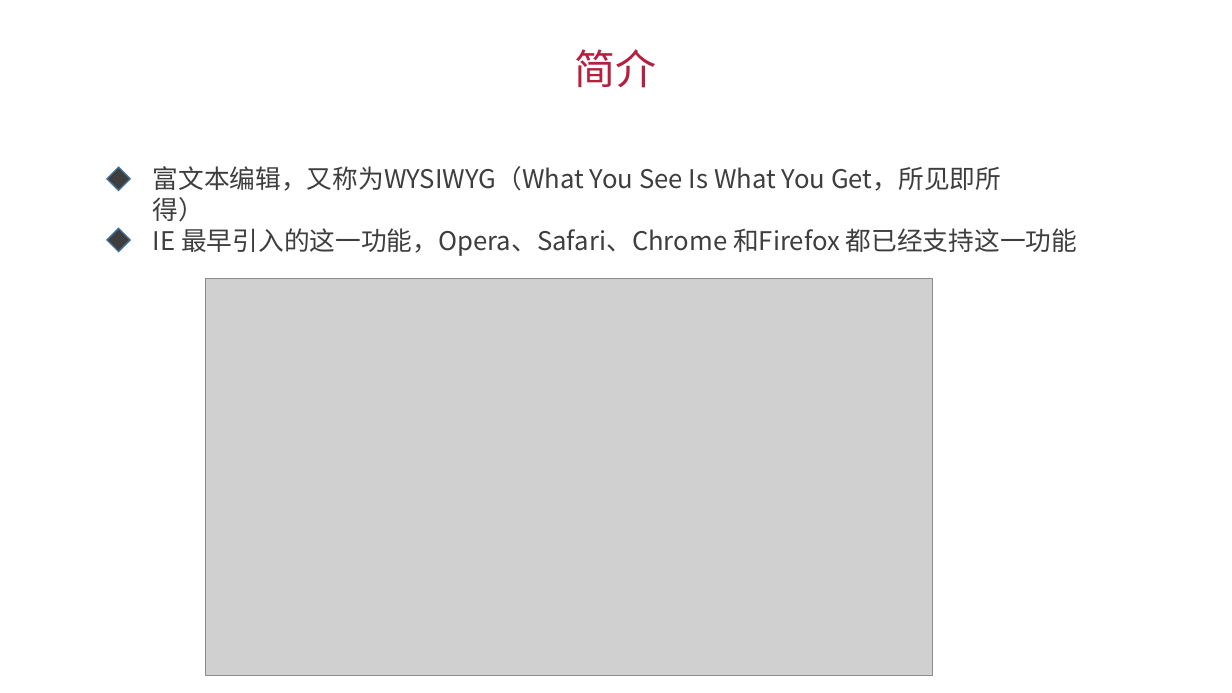
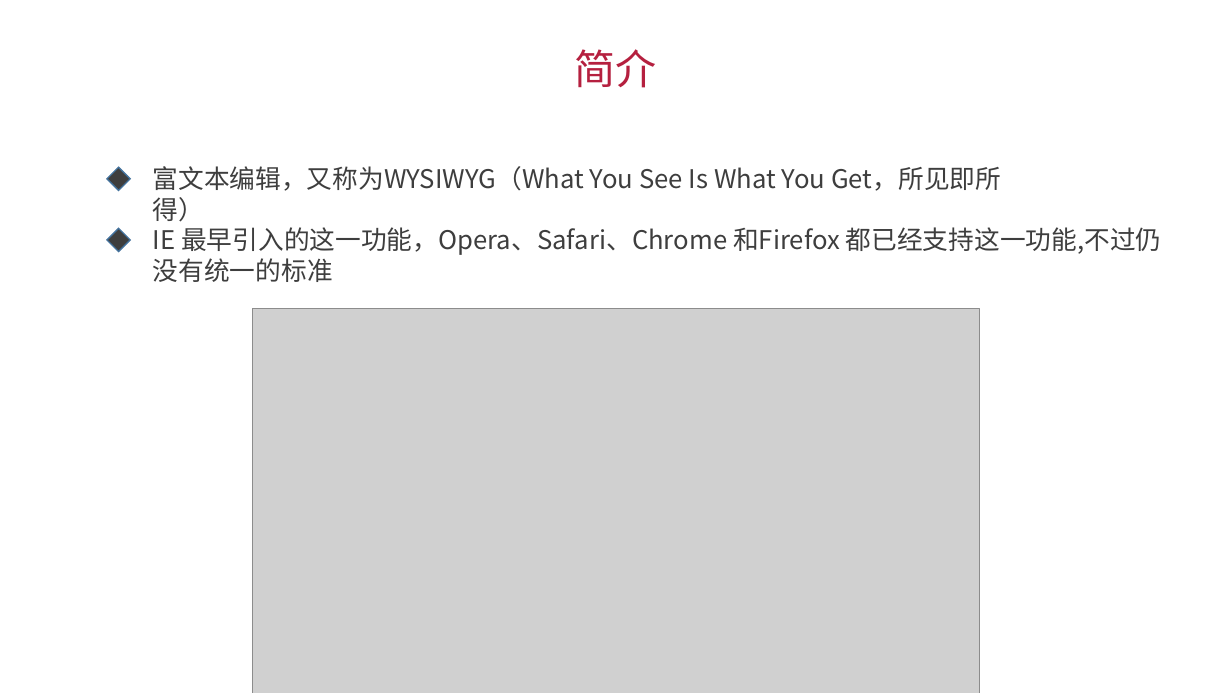
Before and after one commit to LINZJAI/editor-demo, a slide deck: slide 3 of 富文本编辑器初探(1)/富文本编辑器初探(1).pptx. Drawn at 1232x693 pixels with LibreOffice and Linux fonts; fonts in the diff are those of the drawing; grey boxes stand for pictures. Boxes give left, top, right and bottom in pixels: in the first picture for what was removed or moved away, otherwise in the second. Text is boxed around its words. In the diff, an @@ line names an element or a change of style, - is before the commit and + after.

```diff
--- a/富文本编辑器初探(1)/富文本编辑器初探(1).pptx
+++ b/富文本编辑器初探(1)/富文本编辑器初探(1).pptx
@@ text at bbox=[153, 227, 1162, 282]: text changed @@
-IE 最早引入的这一功能，Opera、Safari、Chrome 和Firefox 都已经支持这一功能
+IE 最早引入的这一功能，Opera、Safari、Chrome 和Firefox 都已经支持这一功能,不过仍
+没有统一的标准
@@ picture: place and size @@
-picture at bbox=[206, 278, 933, 676]
+picture at bbox=[253, 309, 980, 693]
```
Also in this commit, not shown: 6 other slides changed.
